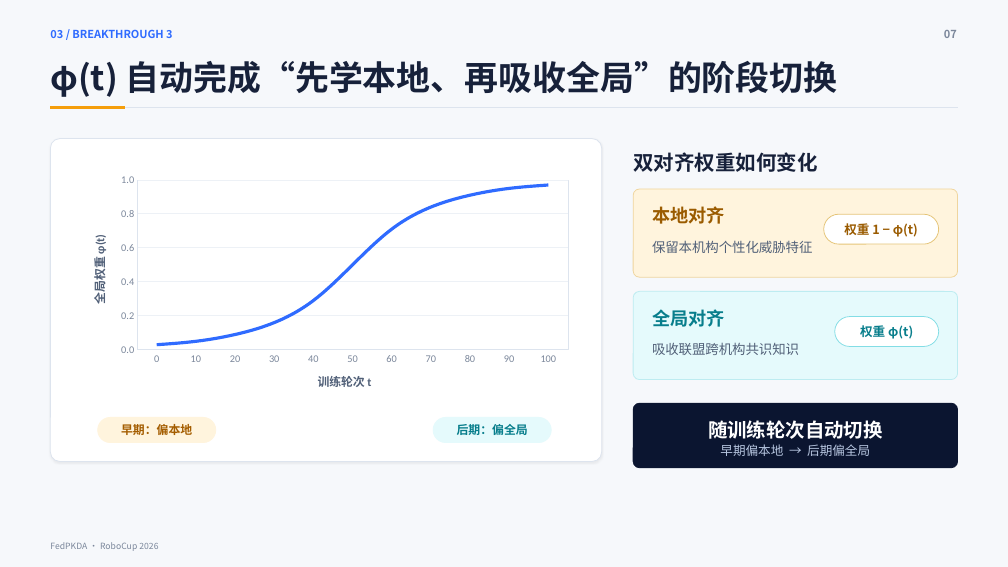
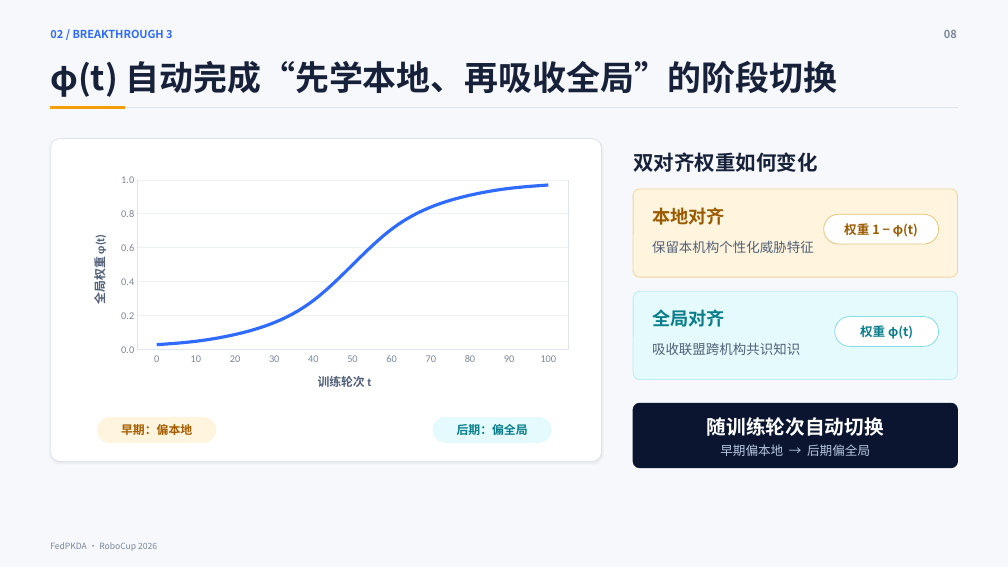
Before and after one commit to IridiumNan/FedPKDA-robocup, a slide deck: slide 9 of ppt/FedPKDA_RoboCup_presentation.pptx (slide 7 before the commit). Drawn at 1008x567 pixels with LibreOffice and Linux fonts; fonts in the diff are those of the drawing. Boxes give left, top, right and bottom in pixels: in the first picture for what was removed or moved away, otherwise in the second. Text is boxed around its words. In the diff, an @@ line names an element or a change of style, - is before the commit and + after.

```diff
--- a/ppt/FedPKDA_RoboCup_presentation.pptx
+++ b/ppt/FedPKDA_RoboCup_presentation.pptx
@@ text at [944,30,957,38]: text changed @@
-07
+08
@@ rounded rectangle at [51,138,602,461]: outline #DDE4EE 0.75 pt to #DDE4EE 0.74 pt; shadow changed @@
@@ rounded rectangle at [634,189,958,278]: outline #EFD59E 0.75 pt to #EFD59E 0.74 pt @@
@@ rounded rectangle "权重 1 − φ(t)" at [824,214,939,244]: outline #E5C477 0.75 pt to #E5C477 0.74 pt @@
@@ rounded rectangle at [634,291,958,380]: outline #BDECF1 0.75 pt to #BDECF1 0.74 pt @@
@@ rounded rectangle "权重 φ(t)" at [835,317,938,347]: outline #83DDE5 0.75 pt to #83DDE5 0.74 pt @@
@@ rounded rectangle at [634,403,958,467]: outline #0B1530 0.75 pt to #0B1530 0.74 pt @@
@@ text "随训练轮次自动切换" at [707,417,884,436]: size 18.5 to 18.7 pt; line spacing 1.08 to 0.98 @@
```
Also in this commit, not shown: 11 other slides changed, 8 slides added, 3 slides removed.
